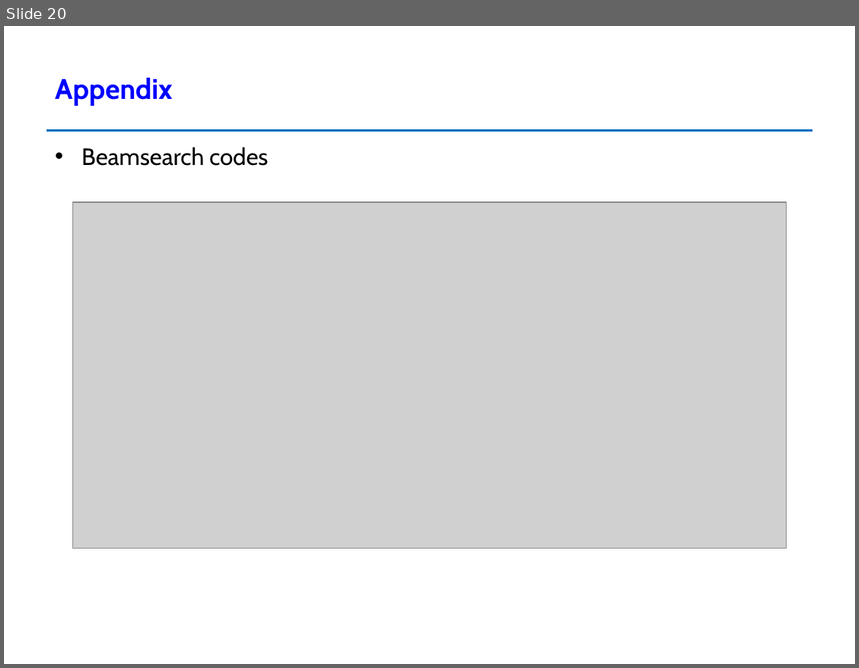
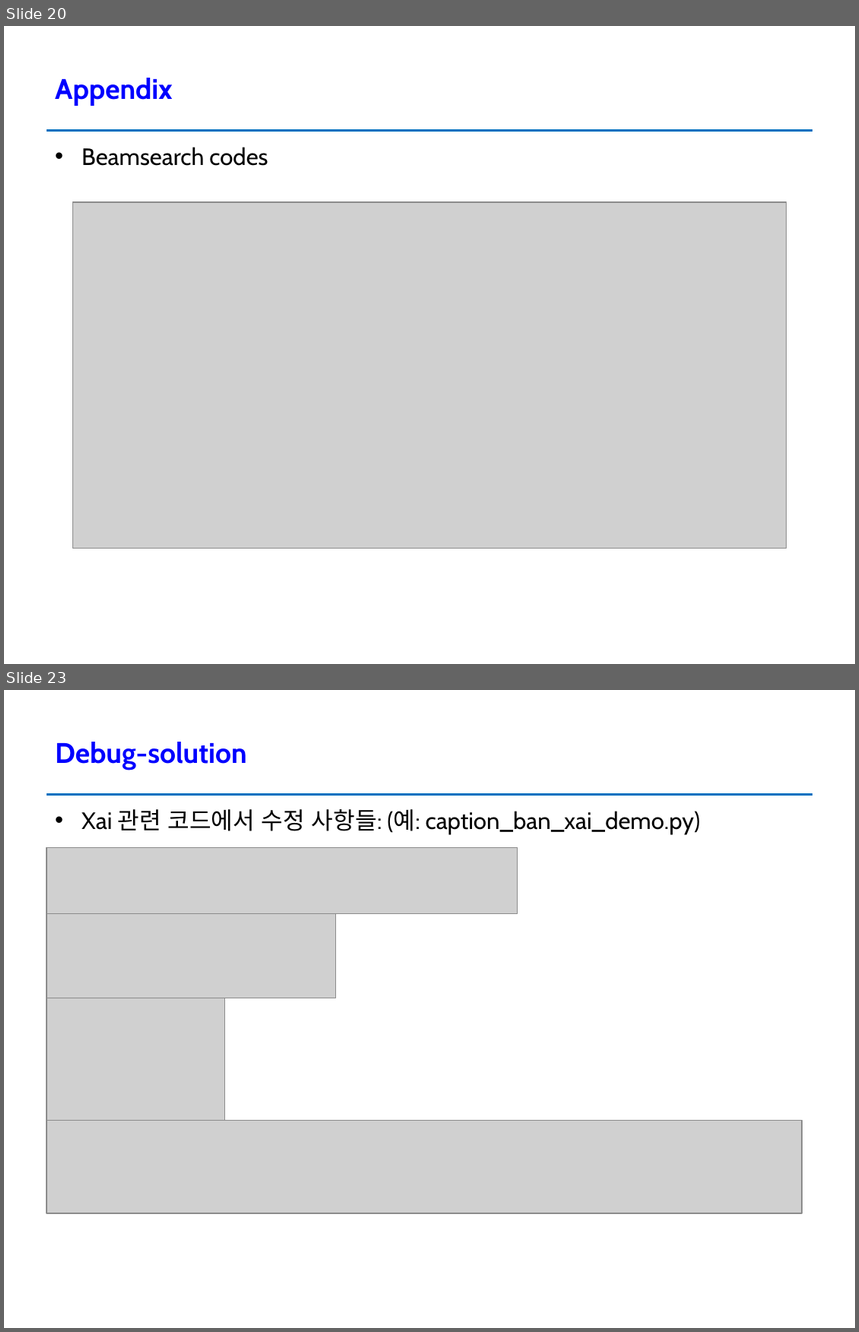
Before and after one commit to 1andgive/gozii, a slide deck: Logs_N_Lab Meeting_04_25_2019.pptx. Shown one above the other, each under a label of ours: slide 20 before the commit, slides 20 and 23 after it; the slides between them are not shown. The pictures are 859x668 and 859x1332 pixels, drawn with LibreOffice and Linux fonts; fonts in the diff are those of the drawing; grey boxes stand for pictures; background and template pictures are left out. Boxes give left, top, right and bottom in pixels: in the first picture for what was removed or moved away, otherwise in the second. Text is boxed around its words. In the diff, an @@ line names an element or a change of style, - is before the commit and + after.

Commit message:
num_objs debugged for XAI related scripts

```diff
--- a/Logs_N_Lab Meeting_04_25_2019.pptx
+++ b/Logs_N_Lab Meeting_04_25_2019.pptx
@@ slide 23 added at bbox=[4, 690, 855, 1328], background #FFFFFF; not listed: 1 template element that a slide beside it also shows @@
@@ title added at bbox=[55, 742, 247, 769], 24 pt, text #0000FF, bold @@
+Debug-solution
@@ text added at bbox=[82, 809, 700, 834], 20 pt, text #000000 @@
+• Xai 관련 코드에서 수정 사항들: (예: caption_ban_xai_demo.py)
@@ picture added at bbox=[47, 847, 517, 914] @@
@@ picture added at bbox=[47, 914, 336, 998] @@
@@ picture added at bbox=[47, 998, 224, 1121] @@
@@ picture added at bbox=[47, 1121, 803, 1214] @@
```
Also in this commit, not shown: 1 slide changed, 1 other slide added, 14 other files.
